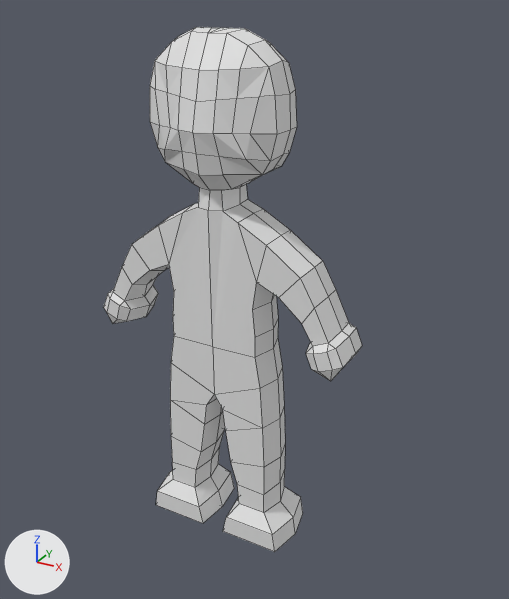
One commit to the Blender file Assets/Models/FruitThrower.blend: the scene before it, then after it.
One viewpoint serves both versions: a 50 mm lens placed at (25.5, -41.8, 41.3), pointed at (2.2, 0.6, 20.1). The lights are fixed; the arrows at lower left show +X, +Y and +Z. Mesh edges are drawn as thin lines.

Script lines for the objects in view, before the commit:
```python
me_cube = bpy.data.meshes.new('Cube')
me_cube.from_pydata(...)  # 110 vertices, 87 faces; spans x 0.0..10.7, y -3.6..0.0, z 0.0..39.0
me_cube.materials.append(mat_material)  # white #e7e7e7
ob_cube = bpy.data.objects.new('Cube', me_cube)
ob_cube.location = (0.0, 0.0, 0.0)
_m = ob_cube.modifiers.new('Mirror', 'MIRROR')
_m.use_axis = (True, True, False)
_m.merge_threshold = 0.01
```
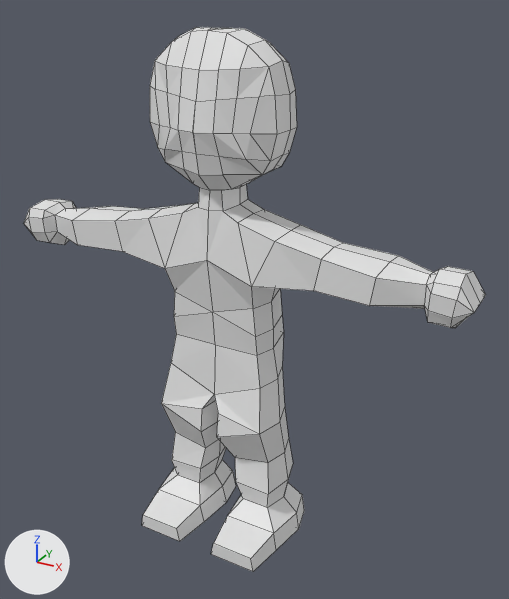
Where the change shows, as pixel boxes (x1, y1, x2, y2) in the pictures (509 x 599 px):
```json
{"object": "Cube", "change": "reshaped, modifiers changed", "before": [104, 27, 362, 552], "after": [24, 27, 486, 571], "on screen": "79% wider"}
```

Edits to the scene script, one JSON object a line:
```json
{"block": "me_cube", "where": "# used by ob_cube; location = (0.0, 0.0, 0.0)"}
{"op": "remove", "block": "me_cube", "code": "me_cube.from_pydata(...)  # 110 vertices, 87 faces; spans x 0.0..10.7, y -3.6..0.0, z 0.0..39.0"}
{"op": "add", "block": "me_cube", "code": "me_cube.from_pydata(...)  # 184 vertices, 184 faces; spans x 0.0..18.5, y -5.3..3.6, z 0.0..39.0"}
{"block": "me_cube", "change": "me_cube part 1"}
{"block": "me_cube", "change": "3 faces are deleted"}
{"block": "me_cube", "change": "12 vertices in x 0.6..6.4, y -1.9..0.0, z 0.0..7.2 move by (0.0, 0.7, 0.0)"}
{"block": "me_cube", "change": "6 vertices in x 1.0..5.9, y -2.6..-1.9, z 0.0..20.5 move by (0.0, 0.2, 0.0)"}
{"block": "me_cube", "change": "43 vertices move from x 0.0..10.7, y -2.2..0.0, z 4.5..38.8 to x 0.0..18.5, y -2.8..0.7, z 4.5..39.0"}
{"block": "me_cube", "change": "74 vertices are added at x 0.0..18.5, y -5.3..3.6, z 0.0..39.0"}
{"block": "me_cube", "change": "100 new faces join them"}
{"block": "ob_cube", "where": "_m = ob_cube.modifiers.new('Mirror', 'MIRROR')"}
{"op": "remove", "block": "ob_cube", "code": "_m.use_axis = (True, True, False)"}
{"op": "remove", "block": "ob_cube", "code": "_m.merge_threshold = 0.01"}
```
